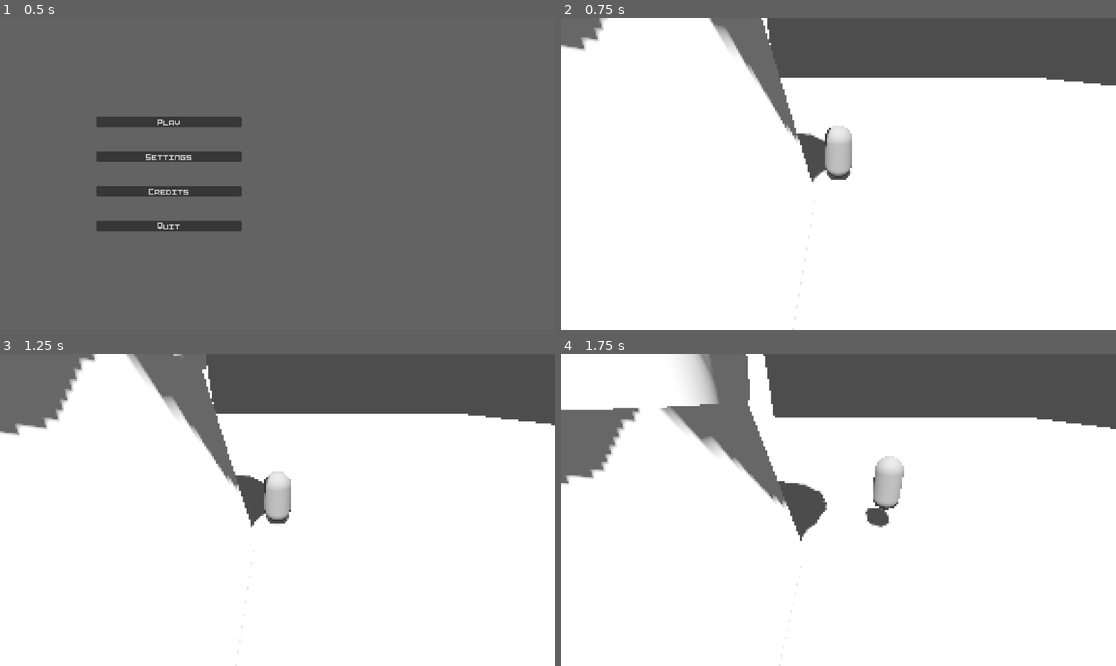
Above: before the commit, frames 1-4 (two rows, left to right).
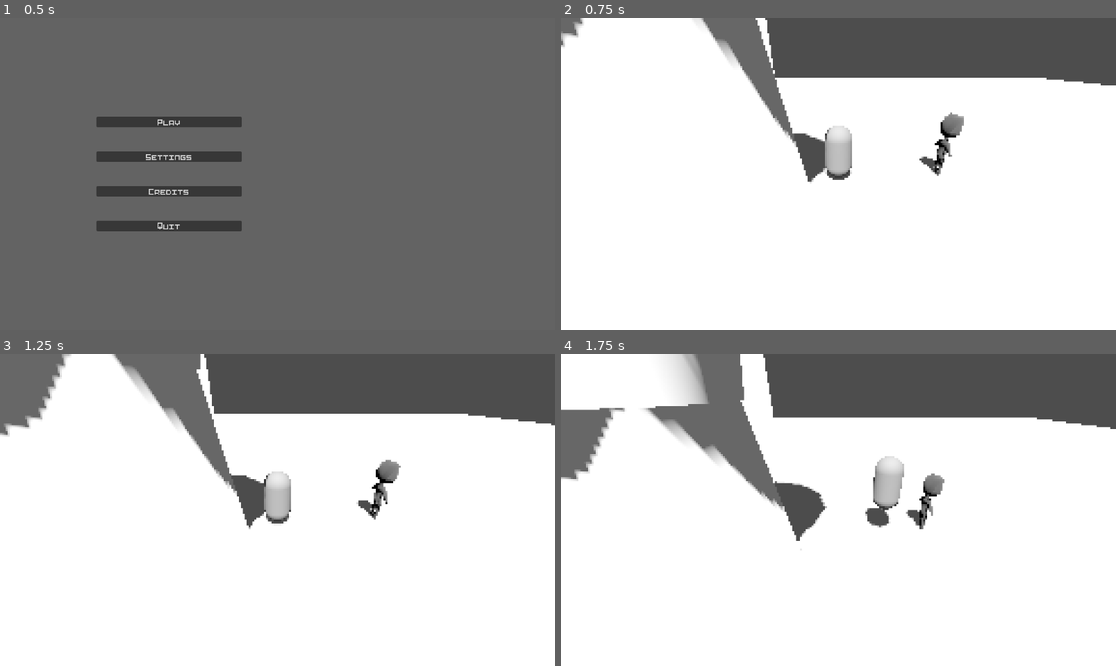
Above: after the commit, the same moments.

Repository: torbenvanassche/PirateSoftwareJam15
Game: Godot game, scene res://scenes/main.tscn
Two runs of this game, one before a commit and one after it. Both use one fixed random seed, a clock stepped at 60 frames per second and the inputs below.
Inputs (mouse positions are in pixels of both pictures, inside the frame that each line leads up to):
- Up to frame 1 (0.5 s): no input
- Up to frame 2 (0.75 s): click "Play" at 0.5 s
- Up to frame 3 (1.25 s): no input
- Up to frame 4 (1.75 s): tap Enter (ui_accept) at 1.25, 1.52 s; move the mouse to (960, 494) at 1.27 s; hold D (right) from 1.28 s (still down); right-click (960, 494) at 1.35 s; click (960, 494) at 1.42 s

Frame 1 is identical in both runs. In frame 2, 2.4% of the frame differs, in the area x 0-73%, y 0-100%; in frame 3, 3.4%; in frame 4, 4.0%, in the area x 0-70%, y 0-97%.

Commit message:
added base character for testing

Diff:
--- a/GameProject/scenes/game.tscn
+++ b/GameProject/scenes/game.tscn
@@ -6,6 +6,7 @@
 [ext_resource type="Shader" path="res://shaders/outline.gdshader" id="4_r3k4d"]
 [ext_resource type="PackedScene" uid="uid://c8wfajmm63ptd" path="res://models/Field.glb" id="6_7gvnk"]
 [ext_resource type="PackedScene" uid="uid://cyo64je0nkbjc" path="res://models/CanyonPieces.glb" id="7_tp6ph"]
+[ext_resource type="PackedScene" uid="uid://c7mckeqrkh8i5" path="res://models/Character.glb" id="8_eyvro"]
 [ext_resource type="PackedScene" uid="uid://c3of2gdyvnmj3" path="res://models/CottageBlockout.glb" id="8_rdlc8"]
 
 [sub_resource type="BoxMesh" id="BoxMesh_xurpc"]
@@ -38,7 +39,7 @@
 [node name="Node3D" type="Node3D"]
 
 [node name="MeshInstance3D" type="MeshInstance3D" parent="."]
-transform = Transform3D(90.7137, 0, 0, 0, 0.209518, 0, 0, 0, 84.8325, -0.941734, 0.00179958, -3.08579)
+transform = Transform3D(90.7137, 0, 0, 0, 0.209518, 0, 0, 0, 84.8325, -1.02947, 0.0160441, -2.98874)
 mesh = SubResource("BoxMesh_xurpc")
 surface_material_override/0 = ExtResource("1_8p8rk")
 
@@ -84,3 +85,6 @@
 
 [node name="WorldEnvironment" type="WorldEnvironment" parent="."]
 environment = SubResource("Environment_hc04y")
+
+[node name="Character" parent="." instance=ExtResource("8_eyvro")]
+transform = Transform3D(1, 0, 0, 0, 1, 0, 0, 0, 1, 4.09062, 0.120803, -0.191341)
Binary file added: GameProject/models/Character.glb
Not shown, added: GameProject/models/Character.glb.import
Binary file added: GameProject/models/CharacterBlockout.glb
Not shown, added: GameProject/models/CharacterBlockout.glb.import
Not shown: 1 places in GameProject/scenes/game.tscn that only renumber resources
